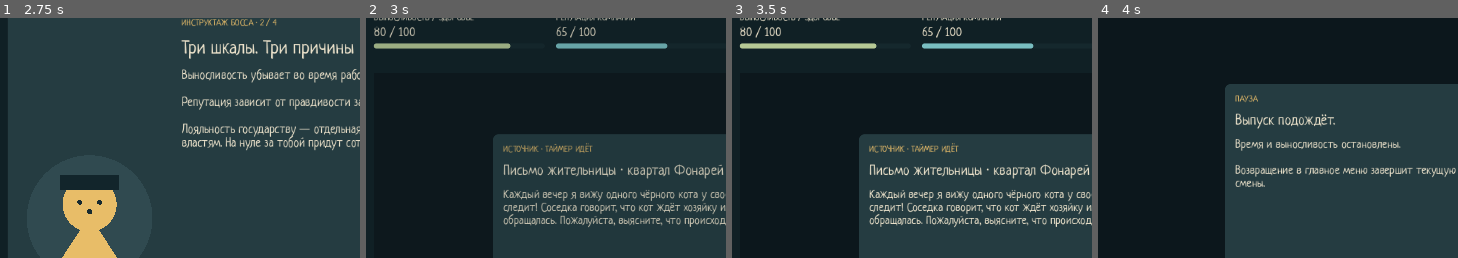
Above: before the commit, frames 1-4 (left to right).
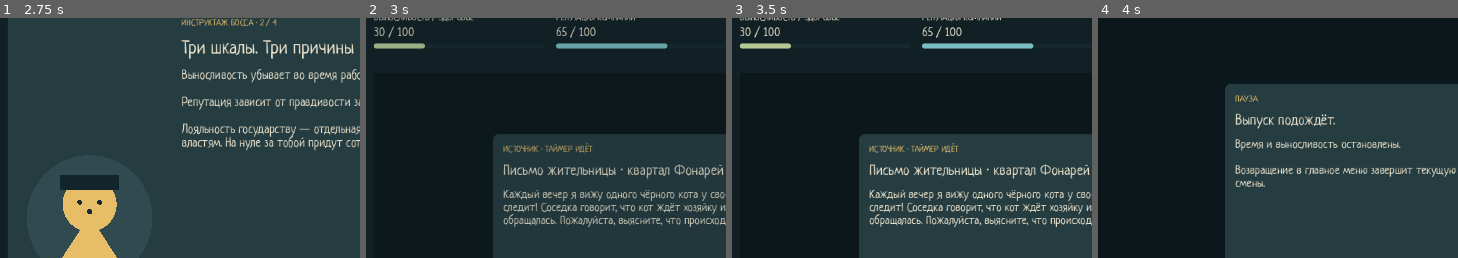
Above: after the commit, the same moments.

Repository: Pokimonchick/DisinfoJam
Game: Godot game, scene res://Scenes/mvp_game.tscn
Same seed, same stepped clock (60 frames per second), same inputs: the game is played once before the commit and once after it.
Inputs:
- Up to frame 1 (2.75 s): click "НАЧАТЬ НОВУЮ ИСТОРИЮ" at 0.5 s; click "Познакомиться с боссом" at 1.25 s; click "Дальше" at 2 s
- Up to frame 2 (3 s): click "Пропустить инструктаж" at 2.75 s
- Up to frame 3 (3.5 s): no input
- Up to frame 4 (4 s): click "Пауза · Esc" at 3.5 s
The pictures show only the part of the screen within x 1-51%, y 12-62%; the shares and areas given below are measured in that part.

Frame 1 is identical in both runs. In frame 2, 0.9% of the frame differs, in the area x 2-41%, y 3-13%; in frame 3, 0.9%; in frame 4, nothing differs.

Commit message:
checkpoint: before game design document

Diff:
--- a/Data/mvp_balance.tres
+++ b/Data/mvp_balance.tres
@@ -5,3 +5,4 @@
 [resource]
 script = ExtResource("1_balance")
 shift_seconds = 9.049
+starting_health = 30.0
--- a/project.godot
+++ b/project.godot
@@ -23,6 +23,8 @@
 
 window/size/viewport_width=1280
 window/size/viewport_height=720
+window/size/window_width_override=1920
+window/size/window_height_override=1080
 window/stretch/mode="canvas_items"
 window/stretch/aspect="expand"
 
